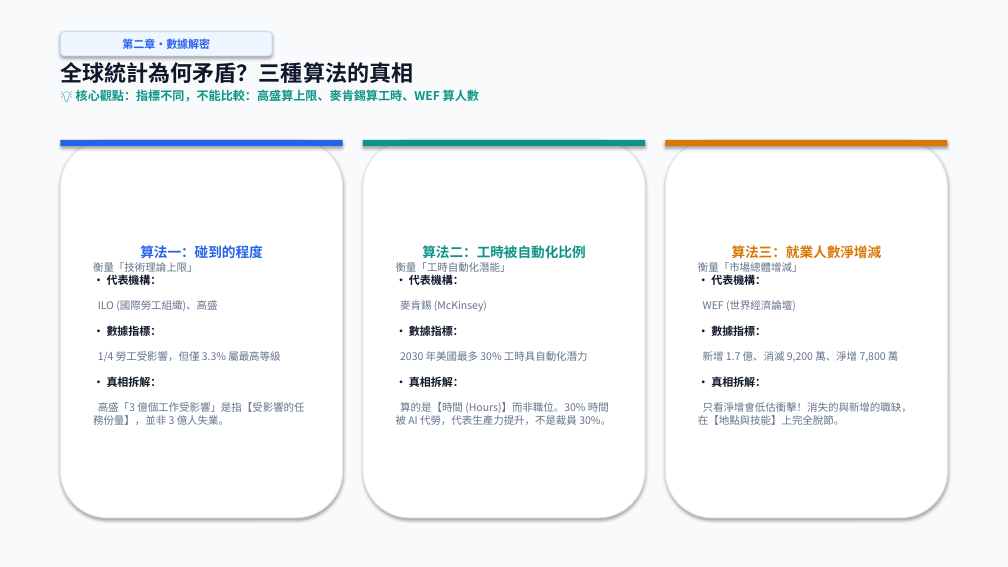
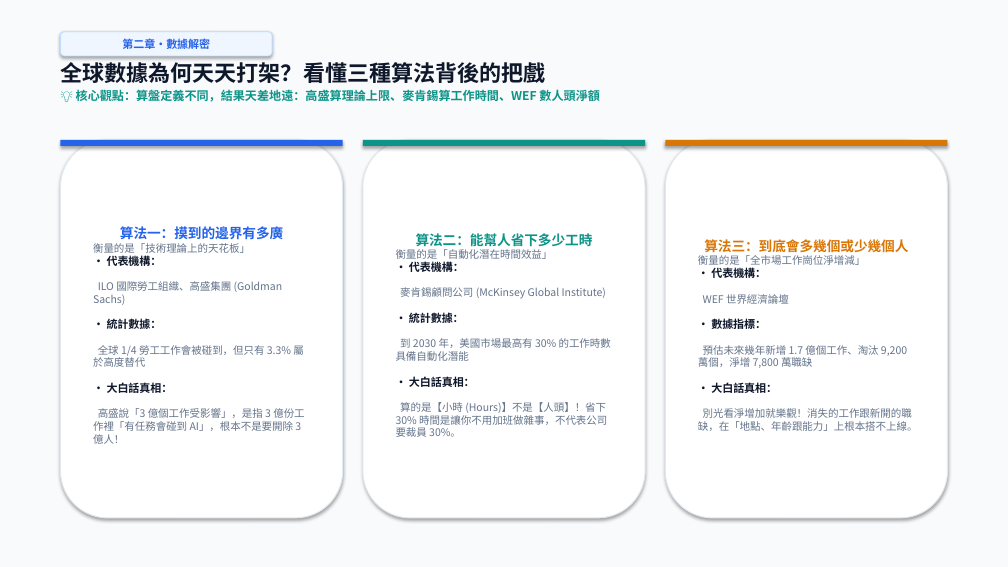
Before and after one commit to ZoeChengYu/2026F_information_and_life, a slide deck: slide 8 of 期中報告_ver.Gemini.1.0.1.pptx. Drawn at 1008x567 pixels with LibreOffice and Linux fonts; fonts in the diff are those of the drawing. Boxes give left, top, right and bottom in pixels: in the first picture for what was removed or moved away, otherwise in the second. Text is boxed around its words. In the diff, an @@ line names an element or a change of style, - is before the commit and + after.

```diff
--- a/期中報告_ver.Gemini.1.0.1.pptx
+++ b/期中報告_ver.Gemini.1.0.1.pptx
@@ text at (60,62,599,102): text changed @@
-全球統計為何矛盾？三種算法的真相
-💡 核心觀點：指標不同，不能比較：高盛算上限、麥肯錫算工時、WEF 算人數
+全球數據為何天天打架？看懂三種算法背後的把戲
+💡 核心觀點：算盤定義不同，結果天差地遠：高盛算理論上限、麥肯錫算工作時間、WEF 數人頭淨額
@@ text in rounded rectangle at (93,226,304,444): text changed @@
-算法一：碰到的程度
-衡量「技術理論上限」
-• 代表機構：
-ILO (國際勞工組織)、高盛
-• 數據指標：
-1/4 勞工受影響，但僅 3.3% 屬最高等級
-• 真相拆解：
-高盛「3 億個工作受影響」是指【受影響的任務份量】，並非 3 億人失業。
+算法一：摸到的邊界有多廣
+衡量的是「技術理論上的天花板」
+• 代表機構：
+ILO 國際勞工組織、高盛集團 (Goldman Sachs)
+• 統計數據：
+全球 1/4 勞工工作會被碰到，但只有 3.3% 屬於高度替代
+• 大白話真相：
+高盛說「3 億個工作受影響」，是指 3 億份工作裡「有任務會碰到 AI」，根本不是要開除 3 億人！
@@ text in rounded rectangle at (396,233,611,437): text changed @@
-算法二：工時被自動化比例
-衡量「工時自動化潛能」
-• 代表機構：
-麥肯錫 (McKinsey)
-• 數據指標：
-2030 年美國最多 30% 工時具自動化潛力
-• 真相拆解：
-算的是【時間 (Hours)】而非職位。30% 時間被 AI 代勞，代表生產力提升，不是裁員 30%。
+算法二：能幫人省下多少工時
+衡量的是「自動化潛在時間效益」
+• 代表機構：
+麥肯錫顧問公司 (McKinsey Global Institute)
+• 統計數據：
+到 2030 年，美國市場最高有 30% 的工作時數具備自動化潛能
+• 大白話真相：
+算的是【小時 (Hours)】不是【人頭】！省下 30% 時間是讓你不用加班做雜事，不代表公司要裁員 30%。
@@ text in rounded rectangle at (698,239,918,431): text changed @@
-算法三：就業人數淨增減
-衡量「市場總體增減」
-• 代表機構：
-WEF (世界經濟論壇)
-• 數據指標：
-新增 1.7 億、消滅 9,200 萬、淨增 7,800 萬
-• 真相拆解：
-只看淨增會低估衝擊！消失的與新增的職缺，在【地點與技能】上完全脫節。
+算法三：到底會多幾個或少幾個人
+衡量的是「全市場工作崗位淨增減」
+• 代表機構：
+WEF 世界經濟論壇
+• 數據指標：
+預估未來幾年新增 1.7 億個工作、淘汰 9,200 萬個，淨增 7,800 萬職缺
+• 大白話真相：
+別光看淨增加就樂觀！消失的工作跟新開的職缺，在「地點、年齡跟能力」上根本搭不上線。
```
Also in this commit, not shown: 14 other slides changed, 1 other file.
